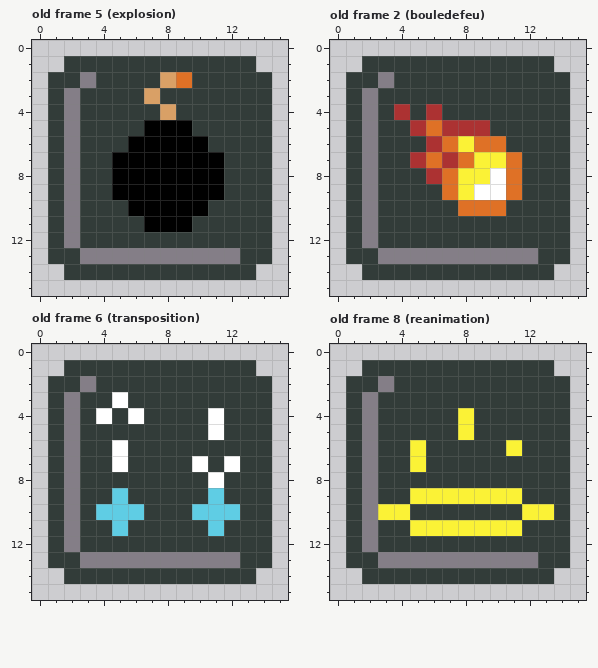
Pixel-art file: source_data/aseprite/icons.aseprite. Above, as it was before the edit.
16x16 pixels, 13 frames. Shown: old frame 5 (explosion), old frame 2 (bouledefeu), old frame 6 (transposition), old frame 8 (reanimation). The commit also changed other frames, which this record leaves out.
The same view after the edit:
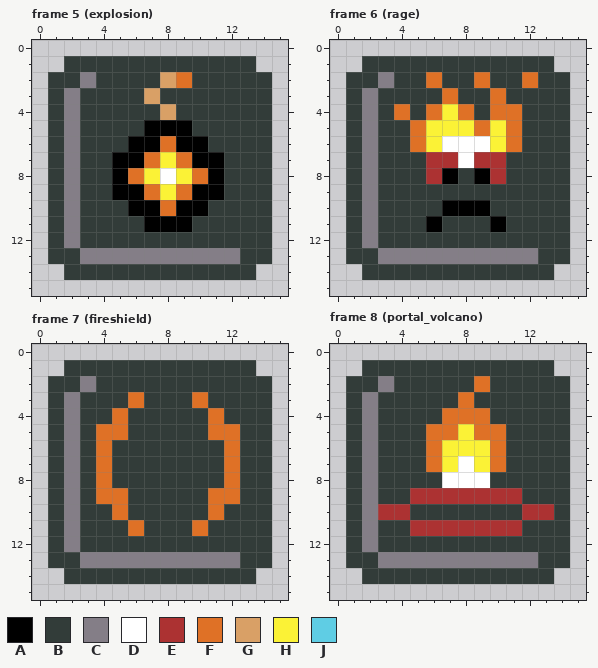
Palette (. is transparent): A #000000  B #323c39  C #847e87  D #ffffff  E #ac3232  F #df7126  G #d9a066  H #fbf236  J #5fcde4
A new or re-ordered frame is compared with the old frame closest to it.
Edits made:
frames 13 -> 34
Frame 5 (explosion) is new; against old frame 5 (explosion), layer "icons":
y 6: x 8 A -> F
y 7: x 7..9 AAA -> FHF
y 8: x 6..10 AAAAA -> FHDHF
y 9: x 7..9 AAA -> FHF
y 10: x 8 A -> F
Frame 6 (rage) is new; against old frame 2 (bouledefeu), layer "icons":
y 2: x 6 B -> F; x 9 B -> F; x 12 B -> F
y 3: x 7 B -> F; x 10 B -> F
y 4: x 4 E -> F; x 6..8 EBB -> FHF; x 10..11 BB -> FF
y 5: x 5..11 EFEEEBB -> FHHHFHF
y 6: x 5..11 BEFHFFB -> FHDDDHF
y 7: x 5..6 EF -> BE; x 8..11 FHHF -> DEEB
y 8: x 7..11 FHHDF -> ABAEB
y 9: x 7..11 FHDDF -> BBBBB
y 10: x 7..10 BFFF -> AAAB
y 11: x 6 B -> A; x 10 B -> A
Frame 7 (fireshield) is new; against old frame 6 (transposition), layer "icons":
y 3: x 5..6 DB -> BF; x 10 B -> F
y 4: x 4..6 DBD -> BFB; x 11 D -> F
y 5: x 4..5 BB -> FF; x 11..12 DB -> FF
y 6: x 4..5 BD -> FB; x 12 B -> F
y 7: x 4..5 BD -> FB; x 10 D -> B; x 12 D -> F
y 8: x 4 B -> F; x 11..12 DB -> BF
y 9: x 4..5 BJ -> FF; x 11..12 JB -> FF
y 10: x 4..6 JJJ -> BFB; x 10..12 JJJ -> BFB
y 11: x 5..6 JB -> BF; x 10..11 BJ -> FB
Frame 8 (portal_volcano) is new; against old frame 8 (reanimation), layer "icons":
y 2: x 9 B -> F
y 3: x 8 B -> F
y 4: x 7..9 BHB -> FFF
y 5: x 6..7 BB -> FF; x 9..10 BB -> FF
y 6: x 5..11 HBBBBBH -> BFHHHFB
y 7: x 5..10 HBBBBB -> BFHDHF
y 8: x 7..9 BBB -> DDD
y 9: x 5..11 HHHHHHH -> EEEEEEE
y 10: x 3..4 HH -> EE; x 12..13 HH -> EE
y 11: x 5..11 HHHHHHH -> EEEEEEE
